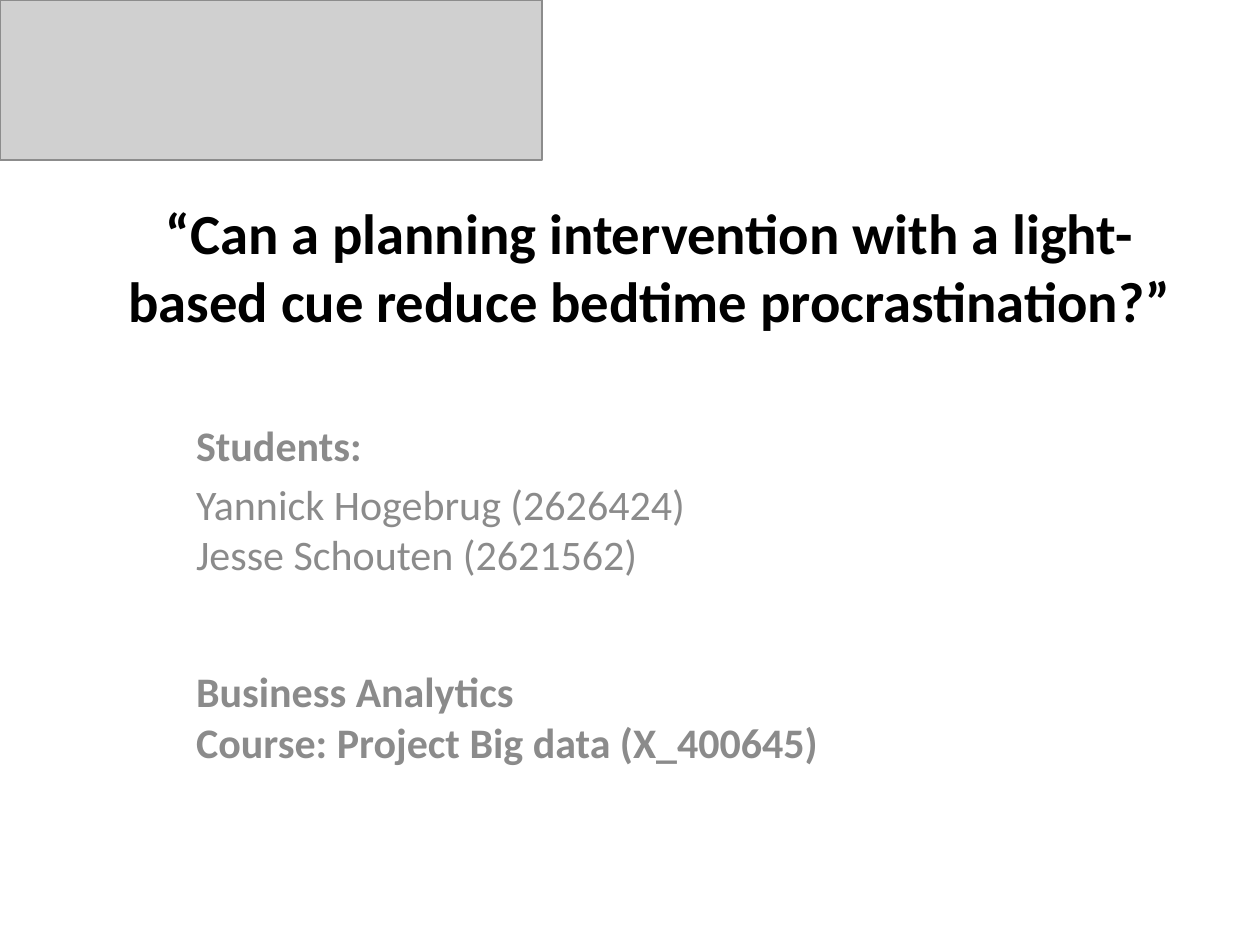
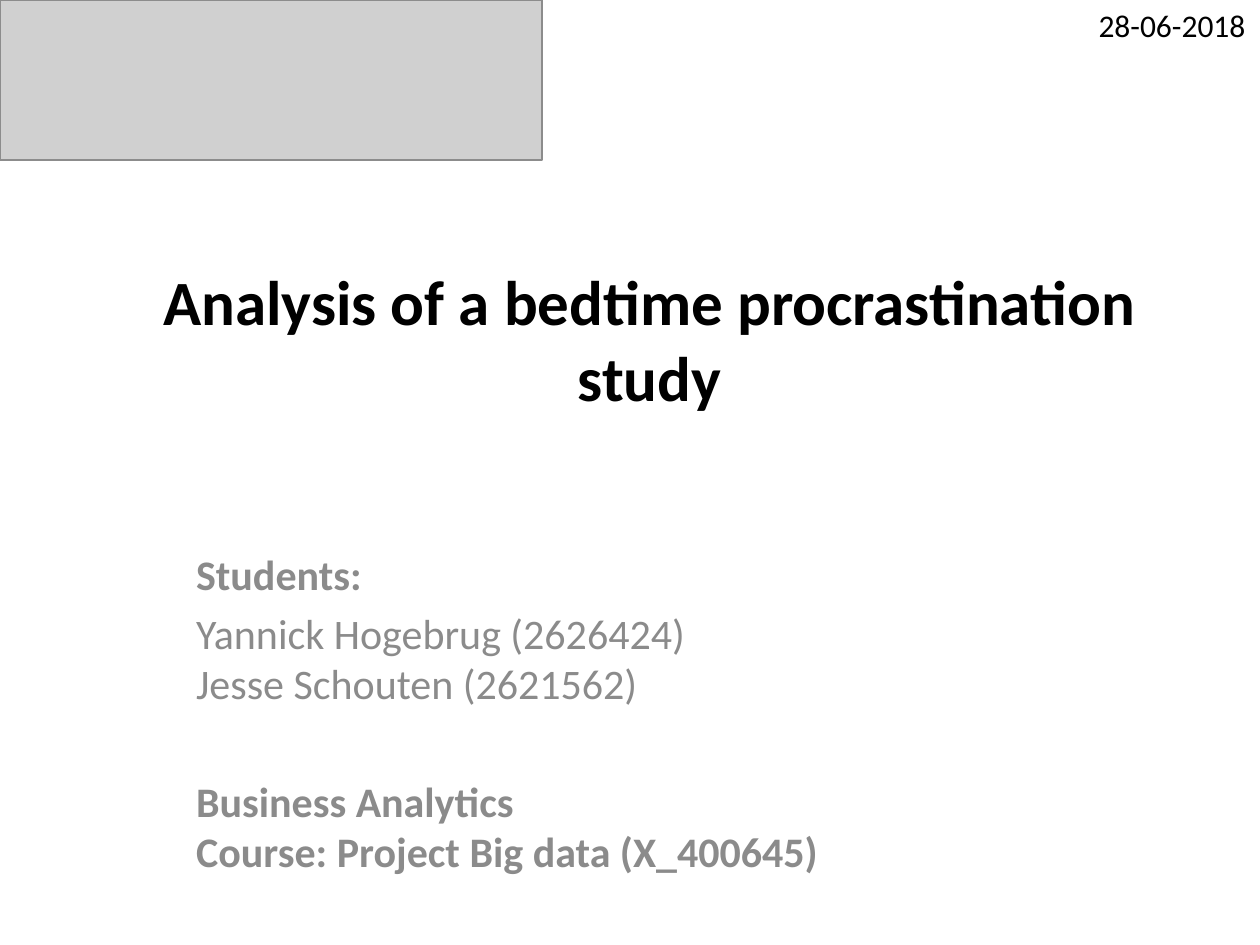
Before and after one commit to JesseSchouten/Project_Big_Data, a slide deck: slide 1 of Report/Presentation.pptx. Drawn at 1260x945 pixels with LibreOffice and Linux fonts; fonts in the diff are those of the drawing; grey boxes stand for pictures. Boxes give left, top, right and bottom in pixels: in the first picture for what was removed or moved away, otherwise in the second. Text is boxed around its words. In the diff, an @@ line names an element or a change of style, - is before the commit and + after.

```diff
--- a/Report/Presentation.pptx
+++ b/Report/Presentation.pptx
@@ text added at bbox=[1099, 15, 1246, 38], 18 pt, text #000000 @@
+28-06-2018
@@ title at bbox=[163, 280, 1135, 411]: text changed; size 32.4 to 36 pt @@
-“Can a planning intervention with a light-based cue reduce bedtime procrastination?”
+Analysis of a bedtime procrastination study
@@ subtitle "Students:" rewrapped from bbox=[196, 431, 818, 765] to bbox=[196, 560, 818, 874] @@
```
Also in this commit, not shown: 3 other slides changed, 4 slides added, 1 slide removed, 3 other files.
